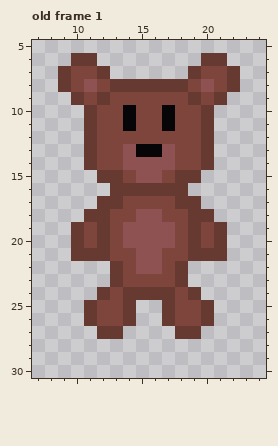
A pixel-art file gets an edit: Assets/Characters/TBear/Sprites/tbear.ase. The picture above was drawn from the file before the commit.
32x32 pixels, 1 frame. Shown: old frame 1: x 7..24, y 5..30. The commit also changed other frames, which this record leaves out.
Once edited:
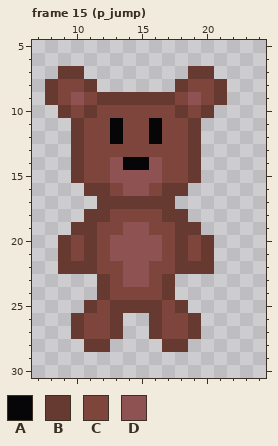
Palette (. is transparent): A #060608  B #663931  C #7d453b  D #8e5252
A new or re-ordered frame is compared with the old frame closest to it.
Message: started adding tbear to player
Change:
frames 1 -> 17
--- frame 15 (p_jump) is new; against old frame 1
@@ x 7..24 @@
  5 ..................
- 6 ...BB........BB...
- 7 ..BCCB......BCCB..
- 8 ..BCDCBBBBBBCDCB..
- 9 ...BCBCCCCCCBCB...
-10 ....BCCACCACCB....
-11 ....BCCACCACCB....
-12 ....BCCCCCCCCB....
-13 ....BCCDAADCCB....
-14 ....BCCDDDDCCB....
-15 .....BBCDDCBB.....
-16 ......BBBBBB......
-17 .....BBCCCCBB.....
-18 ....BBCCDDCCBB....
-19 ...BCBCDDDDCBCB...
-20 ...BCBCDDDDCBCB...
-21 ...BBBCCDDCCBBB...
-22 ......BCDDCB......
-23 ......BCCCCB......
-24 .....BCBBBBCB.....
-25 ....BCCB..BCCB....
-26 ....BCCB..BCCB....
-27 .....BB....BB.....
-28 ..................
+ 6 ..................
+ 7 ..BB........BB....
+ 8 .BCCB......BCCB...
+ 9 .BCDCBBBBBBCDCB...
+10 ..BCBCCCCCCBCB....
+11 ...BCCACCACCB.....
+12 ...BCCACCACCB.....
+13 ...BCCCCCCCCB.....
+14 ...BCCDAADCCB.....
+15 ...BCCDDDDCCB.....
+16 ....BBCDDCBB......
+17 .....BBBBBB.......
+18 ....BBCCCCBB......
+19 ...BBCCDDCCBB.....
+20 ..BCBCDDDDCBCB....
+21 ..BCBCDDDDCBCB....
+22 ..BBBCCDDCCBBB....
+23 .....BCDDCB.......
+24 .....BCCCCB.......
+25 ....BCBBBBCB......
+26 ...BCCB..BCCB.....
+27 ...BCCB..BCCB.....
+28 ....BB....BB......
 29 ..................
Pixel boxes of the changes (left, top, right, bottom) in both pictures:
changed: (45, 53, 240, 352)
